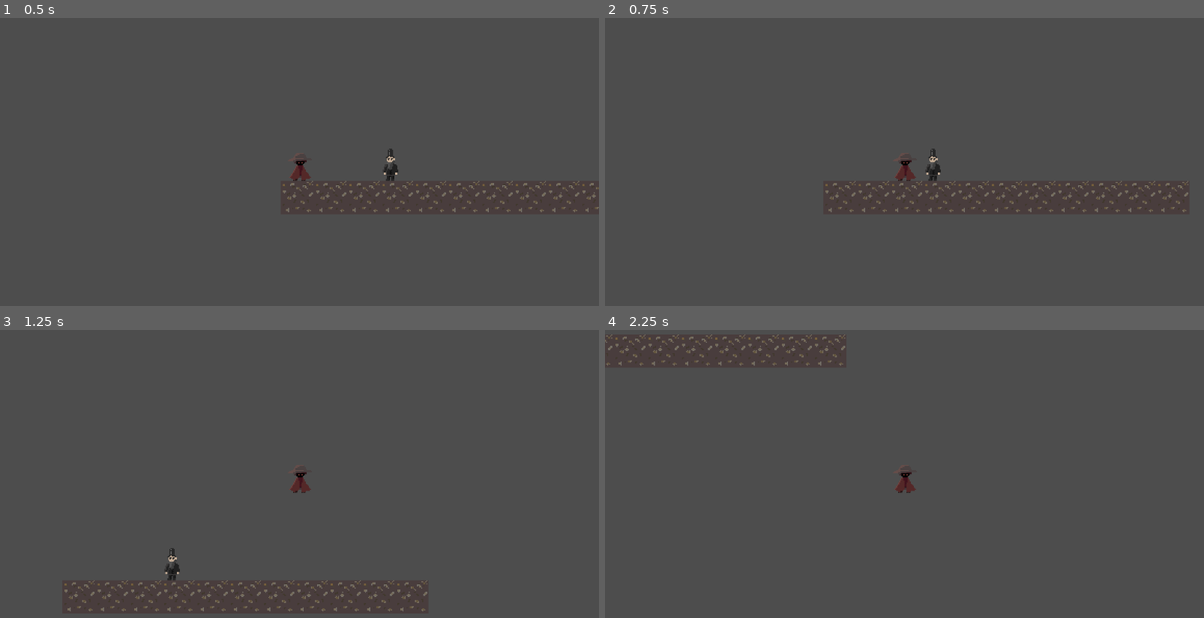
Above: before the commit, frames 1-4 (two rows, left to right).
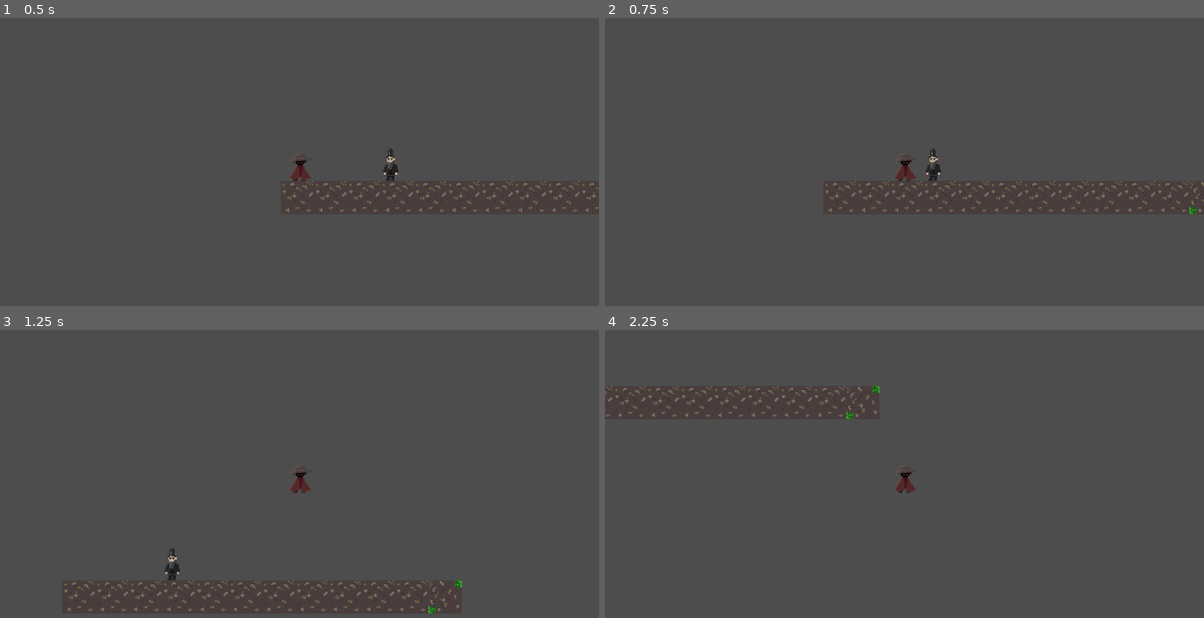
Above: after the commit, the same moments.

Repository: Jupyyter/9layers
Game: Godot game, scene res://tscn/lvls/lvl1.tscn
The game is run twice, just before and just after one commit, with the same random seed, the same clock (stepped at 60 frames per second) and the same inputs.
Inputs:
- Up to frame 1 (0.5 s): no input
- Up to frame 2 (0.75 s): tap Enter at 0.5 s; hold Right (ui_right) from 0.53 s (still down)
- Up to frame 3 (1.25 s): keep holding Right (ui_right); tap Up (ui_up) at 0.77 s
- Up to frame 4 (2.25 s): tap Up (ui_up) at 1.52 s; release Right (ui_right) at 2.03 s; hold Left (ui_left) from 2.03 s (still down)

Frame 1 is identical in both runs. In frame 2, less than 0.1% of the frame differs, in the area x 97-100%, y 57-69%; in frame 3, 0.1%; in frame 4, 1.1%, in the area x 0-46%, y 1-31%.

Commit message:
a

Diff:
--- a/game/tscn/lvls/lvl1.tscn
+++ b/game/tscn/lvls/lvl1.tscn
@@ -123,7 +123,7 @@
 tile_set = SubResource("TileSet_o3bap")
 rendering_quadrant_size = 32
 format = 2
-layer_0/tile_data = PackedInt32Array(589824, 0, 0, 655360, 0 …(639 unchanged characters)… 0, 1, 589845, 65536, 0, 655381, 65536, 1)
+layer_0/tile_data = PackedInt32Array(589824, 0, 0, 655360, 0 …(639 unchanged characters)… 0, 1, 589845, 65536, 0, 655381, 65536, 1, 589846, 393216, 0, 655382, 393216, 1, 589847, 458752, 0, 655383, 458752, 1)
 
 [node name="dante" parent="." instance=ExtResource("2_io81r")]
 position = Vector2(18, 123)
